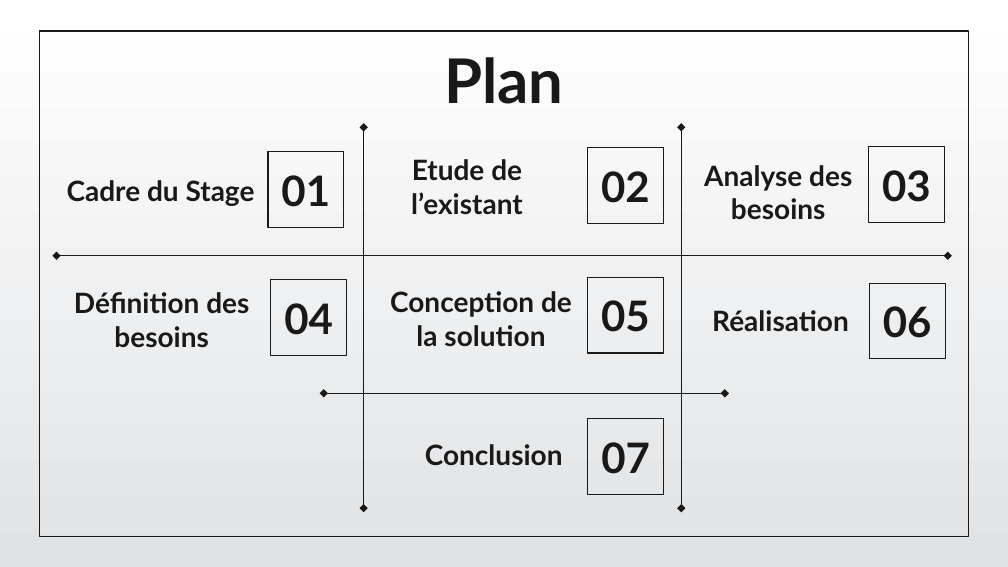
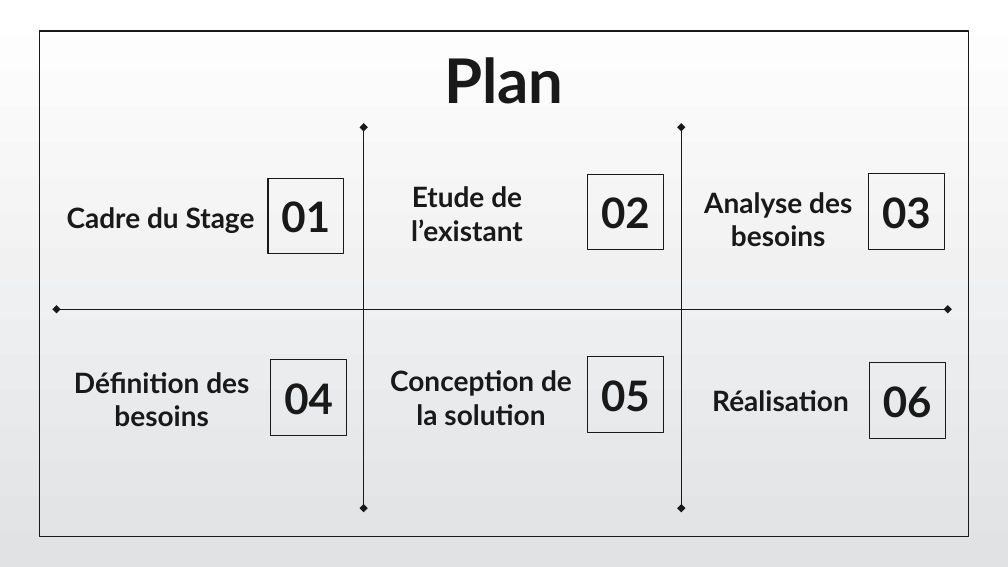
Before and after one commit to CodeWizard-404/Circuit_De_Stage, a slide deck: slide 2 of Doc/Pres/Pres.pptx. Drawn at 1008x567 pixels with LibreOffice and Linux fonts; fonts in the diff are those of the drawing; background and template pictures are left out. Boxes give left, top, right and bottom in pixels: in the first picture for what was removed or moved away, otherwise in the second. Text is boxed around its words. In the diff, an @@ line names an element or a change of style, - is before the commit and + after.

```diff
--- a/Doc/Pres/Pres.pptx
+++ b/Doc/Pres/Pres.pptx
@@ 3 rectangles, 3 texts: place and size @@
-3 rectangles, 3 texts at box(67, 147, 944, 227)
+3 rectangles, 3 texts at box(67, 173, 944, 254)
@@ double arrow moved from (56, 256) - (948, 256) to (56, 309) - (948, 309) @@
@@ 3 texts, 3 rectangles: place and size @@
-3 texts, 3 rectangles at box(74, 277, 944, 359)
+3 texts, 3 rectangles at box(74, 357, 944, 438)
@@ double arrow removed from (324, 393) to (725, 393) @@
@@ rectangle removed at box(588, 418, 663, 494) @@
-07
@@ text removed at box(425, 444, 563, 466) @@
-Conclusion
```
Also in this commit, not shown: 43 other files.
